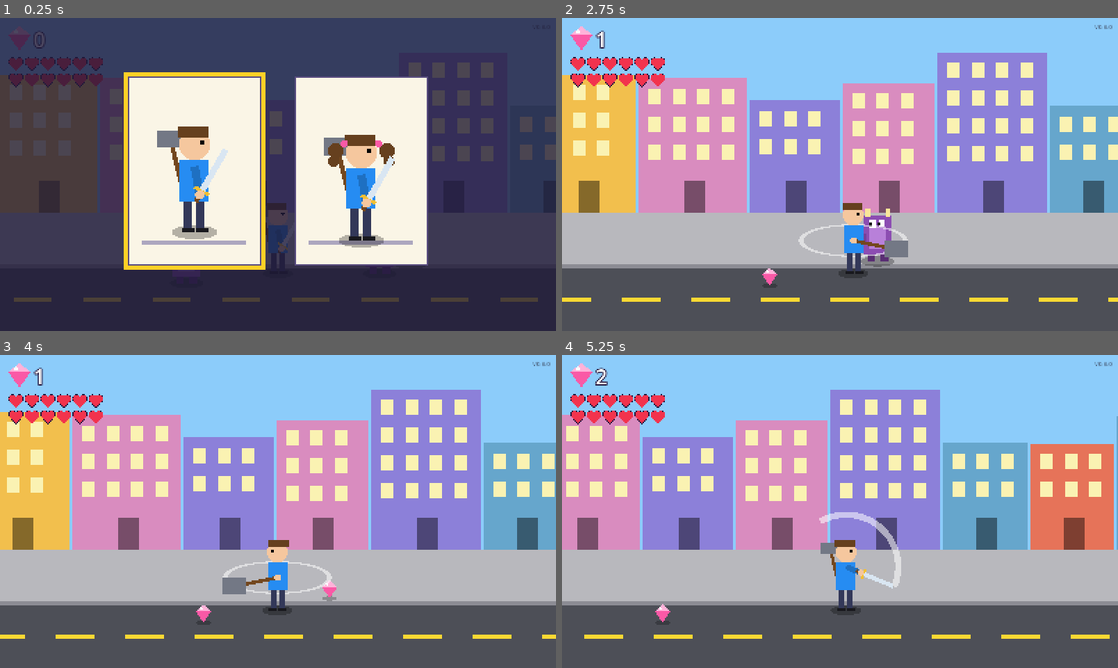
Above: before the commit, frames 1-4 (two rows, left to right).
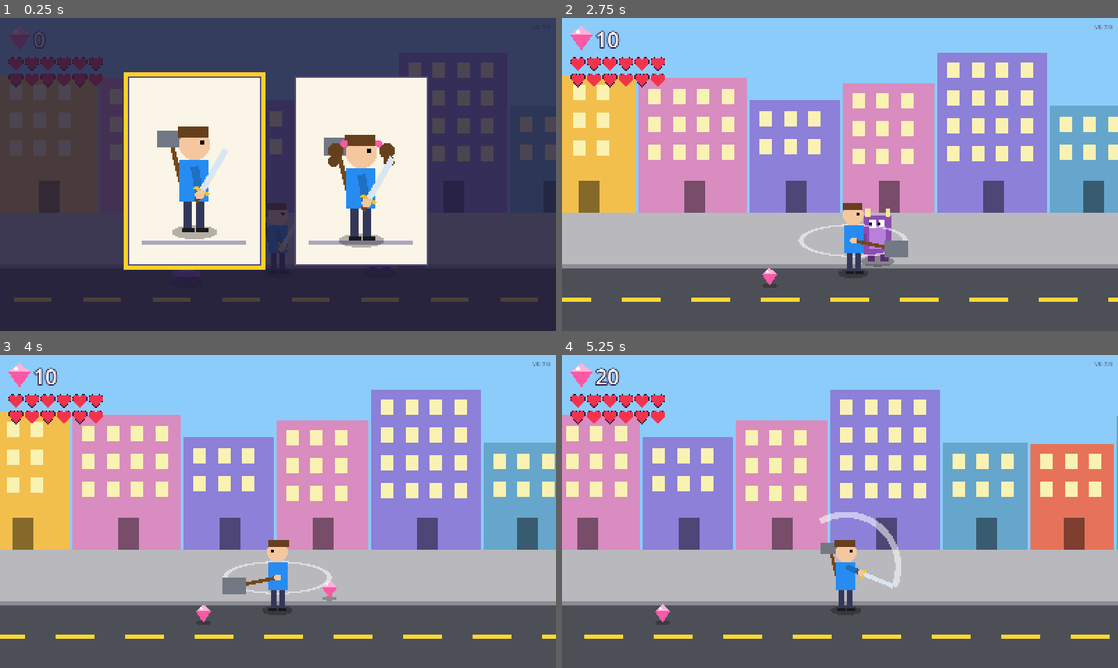
Above: after the commit, the same moments.

Repository: 84gareth/project-charlie
Game: Godot game, scene res://tools/fight_capture.tscn
The game is run twice, just before and just after one commit, with the same random seed, the same clock (stepped at 60 frames per second) and the same inputs. This scene is started directly instead of the project's main scene.
Inputs (mouse positions are in pixels of both pictures, inside the frame that each line leads up to):
- Up to frame 1 (0.25 s): no input
- Up to frame 2 (2.75 s): tap Enter (ui_accept) at 0.5, 0.77 s; move the mouse to (962, 158) at 0.52 s; hold Right (move_right) 0.53-1.25 s; hold X (hammer) 0.53-1.25 s; click (962, 158) at 0.67 s; drag from (728, 190) to (812, 237) at 1.27 s; move the mouse to (895, 105) at 2.02 s; hold Right (move_right) from 2.03 s (still down); tap J at 2.1 s
- Up to frame 3 (4 s): release Right (move_right) at 2.75 s; drag from (250, 574) to (111, 464) at 2.77 s; move the mouse to (444, 558) at 3.52 s; hold Left (move_left) from 3.53 s (still down); tap K at 3.6 s; tap Enter (ui_accept) at 3.77 s
- Up to frame 4 (5.25 s): release Left (move_left) at 4.25 s; drag from (673, 464) to (756, 433) at 4.27 s; move the mouse to (867, 511) at 5.02 s; hold Down (move_down) from 5.03 s (still down); hold Z (sword) from 5.03 s (still down); click (867, 511) at 5.17 s

The runs differ from the first frame. In frame 2, 0.1% of the frame differs, in the area x 8-98%, y 2-10%; in frame 3, 0.1%; in frame 4, 0.1%.

Commit message:
feat: helpers join at 200, 500 and 700 gems and follow you (v0.7.0)
Phase 3, step 2. Charlie: reach the number and keep your gems, and all
the helpers come. Gareth: each gem is worth 10, so blue arrives after
about 7 waves.

- scripts/helpers.gd: pure data and maths. Kinds, unlock totals, powers,
  textures and sizes; who has joined; who joins as the total passes a
  number; follow spots behind the hero (mirrored with facing, spread
  so the three don't stack, kept on the street); catch-up following.
- scenes/helper.tscn: the rendered sprite, feet on the street, a shadow,
  a gentle out-of-step hop, facing the hero's way; pops in with an
  overshoot when it joins. Helpers live in World so they y-sort.
- FightState.GEM_VALUE = 10. main.set_gems() for playtesting and tests.
- Hero start moved to x=420 so helpers have room behind at the street's
  start.
- Playtest: `helpers` mode starts at 700 gems (all three) with a close
  wave; launcher updated.
- Tests: numbers, joining once, spots behind for both facings, no
  stacking, ends of the street, catch-up (unit); the gem reaching 200
  brings blue and keeps gems, following, helpers mode, helpers survive
  a fight restart (live). Mutation-checked.

Powers and hearts come next.

Co-Authored-By: Claude Opus 5.5 <noreply@anthropic.com>

Diff:
--- a/project.godot
+++ b/project.godot
@@ -11,7 +11,7 @@
 [application]
 
 config/name="Project Charlie"
-config/version="0.6.0"
+config/version="0.7.0"
 run/main_scene="res://scenes/main.tscn"
 config/features=PackedStringArray("4.7", "GL Compatibility")
 config/icon="res://icon.svg"
--- /dev/null
+++ b/scenes/helper.tscn
@@ -0,0 +1,10 @@
+[gd_scene load_steps=2 format=3]
+
+[ext_resource type="Script" path="res://scripts/helper.gd" id="1_helper"]
+
+[node name="Helper" type="Node2D"]
+script = ExtResource("1_helper")
+
+[node name="Sprite" type="Sprite2D" parent="."]
+centered = false
+offset = Vector2(-256, -512)
--- a/scripts/fight_state.gd
+++ b/scripts/fight_state.gd
@@ -4,6 +4,9 @@
 ## your gems (Gareth's decision).
 
 const MAX_HEARTS: int = 12
+## Each gem picked up adds this much (Gareth: 10, so Charlie's helpers at
+## 200, 500 and 700 gems come within a sitting).
+const GEM_VALUE: int = 10
 ## Seconds after a hit when nothing can hurt you again, so a crowd can't
 ## take several hearts at once.
 const SAFE_TIME: float = 1.0
@@ -31,7 +34,7 @@
 	return hearts <= 0
 
 func add_gem() -> void:
-	gems += 1
+	gems += GEM_VALUE
 
 ## Hearts back to full; gems kept.
 func restart_fight() -> void:
--- /dev/null
+++ b/scripts/helper.gd
@@ -0,0 +1,40 @@
+extends Node2D
+## One of Charlie's helpers on the street. Its position is where its feet
+## touch the ground. Follows the hero, hopping gently, and faces the way
+## the hero faces. Pops in with a sparkle when it first joins.
+
+const Helpers = preload("res://scripts/helpers.gd")
+const Layout = preload("res://scripts/street_layout.gd")
+
+@onready var sprite: Sprite2D = $Sprite
+
+var kind: String = "blue"
+## Its place in the line of helpers (0, 1 or 2).
+var index: int = 0
+var hero: Node2D
+var walk_area: Rect2 = Layout.WALK_AREA
+
+var _time: float = 0.0
+
+func _ready() -> void:
+	sprite.texture = load(Helpers.TEXTURE[kind])
+	sprite.scale = Vector2.ONE * Helpers.SCALE[kind]
+	# Pop in: grow from nothing with a little overshoot.
+	scale = Vector2.ZERO
+	create_tween().tween_property(self, "scale", Vector2.ONE, 0.45) \
+			.set_trans(Tween.TRANS_BACK).set_ease(Tween.EASE_OUT)
+
+func _process(delta: float) -> void:
+	_time += delta
+	if is_instance_valid(hero):
+		var target: Vector2 = Helpers.follow_spot(hero.position, hero.facing, index, walk_area)
+		position = Helpers.follow_step(position, target, delta)
+		sprite.flip_h = hero.facing < 0
+	# A gentle hop, each helper a little out of step with the others.
+	sprite.position.y = -absf(sin(_time * 5.0 + index)) * 10.0
+	queue_redraw()
+
+func _draw() -> void:
+	draw_set_transform(Vector2.ZERO, 0.0, Vector2(1.0, 0.3))
+	draw_circle(Vector2.ZERO, 40.0, Color(0, 0, 0, 0.25))
+	draw_set_transform(Vector2.ZERO, 0.0, Vector2.ONE)
--- /dev/null
+++ b/scripts/helpers.gd
@@ -0,0 +1,50 @@
+extends RefCounted
+## Charlie's helpers, as pure data and maths. Three of them, level 1 to 3:
+## blue (waves), yellow (sneaky) and green (flying). Each joins when your
+## gem total reaches its number, you keep your gems, and every helper you
+## have comes along, following close behind you.
+
+const KINDS: Array[String] = ["blue", "yellow", "green"]
+const UNLOCK: Dictionary = {"blue": 200, "yellow": 500, "green": 700}
+const POWER: Dictionary = {"blue": "wave", "yellow": "sneaky", "green": "flying"}
+const TEXTURE: Dictionary = {
+	"blue": "res://assets/helpers/helper1_blue.png",
+	"yellow": "res://assets/helpers/helper2_yellow.png",
+	"green": "res://assets/helpers/helper3_green.png",
+}
+## Sprite scale (the renders are 512 px): each level a little bigger.
+const SCALE: Dictionary = {"blue": 0.3, "yellow": 0.36, "green": 0.4}
+
+## Where each helper keeps to, relative to the hero facing right: behind
+## the hero, spread along and across the street so they don't stack.
+const SPOTS: Array[Vector2] = [Vector2(-150, -55), Vector2(-150, 75), Vector2(-290, 10)]
+## Following speed: never slower than this, faster the further behind.
+const FOLLOW_SPEED: float = 300.0
+const CATCH_UP: float = 3.0
+
+## Every helper your gem total has earned, in level order.
+static func unlocked(gems: int) -> Array[String]:
+	var out: Array[String] = []
+	for k: String in KINDS:
+		if gems >= UNLOCK[k]:
+			out.append(k)
+	return out
+
+## Helpers that join as the gem total goes from `before` to `after`.
+static func newly_unlocked(before: int, after: int) -> Array[String]:
+	var out: Array[String] = []
+	for k: String in KINDS:
+		if before < UNLOCK[k] and after >= UNLOCK[k]:
+			out.append(k)
+	return out
+
+## Where helper number `index` wants to be, kept on the street.
+static func follow_spot(hero: Vector2, facing: int, index: int, area: Rect2) -> Vector2:
+	var s: Vector2 = SPOTS[index % SPOTS.size()]
+	var p: Vector2 = hero + Vector2(s.x * facing, s.y)
+	return Vector2(clampf(p.x, area.position.x, area.end.x), clampf(p.y, area.position.y, area.end.y))
+
+## One frame of following, never overshooting.
+static func follow_step(me: Vector2, target: Vector2, delta: float) -> Vector2:
+	var speed: float = maxf(FOLLOW_SPEED, me.distance_to(target) * CATCH_UP)
+	return me.move_toward(target, speed * delta)
--- a/scripts/main.gd
+++ b/scripts/main.gd
@@ -12,7 +12,9 @@
 const Gems = preload("res://scripts/gems.gd")
 const FightState = preload("res://scripts/fight_state.gd")
 const PlaytestArgs = preload("res://scripts/playtest_args.gd")
+const Helpers = preload("res://scripts/helpers.gd")
 const BADDIE_SCENE: PackedScene = preload("res://scenes/baddie.tscn")
+const HELPER_SCENE: PackedScene = preload("res://scenes/helper.tscn")
 const GEM_SCENE: PackedScene = preload("res://scenes/gem.tscn")
 
 ## Seconds the hero lies down after running out of hearts.
@@ -31,6 +33,8 @@
 var baddies: Array[Node2D] = []
 ## Gems lying on the street, waiting to be picked up.
 var loose_gems: Array[Node2D] = []
+## Charlie's helpers that have joined, in level order.
+var helpers: Array[Node2D] = []
 ## Set false by tests that want to place baddies themselves.
 var waves_enabled: bool = true
 ## Playtest mode (see playtest_args.gd). Read from the command line unless
@@ -69,6 +73,27 @@
 			waves_enabled = false
 		"fight":
 			start_wave(Waves.CLOSE)
+		"helpers":
+			set_gems(Helpers.UNLOCK["green"])
+			start_wave(Waves.CLOSE)
+
+## Sets the gem total directly (playtesting and tests); any helpers the
+## new total earns join straight away.
+func set_gems(total: int) -> void:
+	var before: int = fight.gems
+	fight.gems = total
+	_helpers_join(before)
+	_show_score()
+
+func _helpers_join(gems_before: int) -> void:
+	for kind: String in Helpers.newly_unlocked(gems_before, fight.gems):
+		var h: Node2D = HELPER_SCENE.instantiate()
+		h.kind = kind
+		h.index = helpers.size()
+		h.hero = hero
+		h.position = Helpers.follow_spot(hero.position, hero.facing, h.index, Layout.WALK_AREA)
+		world.add_child(h)
+		helpers.append(h)
 
 func _on_hero_picked(look: String) -> void:
 	_use_look(look)
@@ -162,7 +187,9 @@
 		if Gems.touching(hero.position, gem.position):
 			loose_gems.erase(gem)
 			gem.queue_free()
+			var before: int = fight.gems
 			fight.add_gem()
+			_helpers_join(before)
 			_show_score()
 
 func _show_score() -> void:
--- a/scripts/playtest_args.gd
+++ b/scripts/playtest_args.gd
@@ -4,10 +4,11 @@
 ##   street    the normal game (the default), starting at the hero picker
 ##   practice  no baddies: try walking, the sword and the hammer
 ##   fight     the first wave arrives straight away, close by
-## --hero=boy|girl skips the picker (practice and fight skip it anyway,
-## as the boy unless told otherwise).
+##   helpers   start with 700 gems (all three helpers), then a close wave
+## --hero=boy|girl skips the picker (every mode but street skips it
+## anyway, as the boy unless told otherwise).
 
-const MODES: Array[String] = ["street", "practice", "fight"]
+const MODES: Array[String] = ["street", "practice", "fight", "helpers"]
 const DEFAULT: String = "street"
 const LOOKS: Array[String] = ["boy", "girl"]
 
--- a/scripts/street_layout.gd
+++ b/scripts/street_layout.gd
@@ -13,4 +13,4 @@
 ## Where the hero's feet may go: the pavement and the road.
 const WALK_AREA: Rect2 = Rect2(80.0, 600.0, WORLD_WIDTH - 160.0, 270.0)
 
-const HERO_START: Vector2 = Vector2(300.0, 730.0)
+const HERO_START: Vector2 = Vector2(420.0, 730.0)
--- a/tests/live/test_fight_live.gd
+++ b/tests/live/test_fight_live.gd
@@ -76,8 +76,8 @@
 	assert_eq(_main.fight.gems, 0, "not picked up yet")
 	var gem: Node2D = _main.loose_gems[0]
 	_hero.position = gem.position
-	await until(func() -> bool: return _main.fight.gems == 1, "gem counted")
-	assert_eq(_main.get_node("%GemLabel").text, "1", "counter shows it")
+	await until(func() -> bool: return _main.fight.gems == 10, "gem counted, worth 10")
+	assert_eq(_main.get_node("%GemLabel").text, "10", "counter shows it")
 	assert_eq(_main.loose_gems.size(), 0, "gem gone from the street")
 
 func test_beating_a_wave_brings_the_next() -> void:
--- a/tests/live/test_hearts_live.gd
+++ b/tests/live/test_hearts_live.gd
@@ -62,8 +62,8 @@
 	assert_eq(_main.baddies.size(), 0, "this fight's baddies go away")
 	await until(func() -> bool: return not _hero.down, "hero gets back up")
 	assert_eq(_main.fight.hearts, FightState.MAX_HEARTS, "full hearts")
-	assert_eq(_main.fight.gems, 7, "gems kept")
-	assert_eq(_main.get_node("%GemLabel").text, "7", "counter still shows them")
+	assert_eq(_main.fight.gems, 7 * FightState.GEM_VALUE, "gems kept")
+	assert_eq(_main.get_node("%GemLabel").text, str(7 * FightState.GEM_VALUE), "counter still shows them")
 	await until(func() -> bool: return _main.baddies.size() == Waves.SIZE, "the fight starts again")
 
 func test_no_walking_or_attacking_while_down() -> void:
--- /dev/null
+++ b/tests/live/test_helpers_live.gd
@@ -0,0 +1,72 @@
+extends "res://tests/framework/live_case.gd"
+## Helpers in the real game: picking up the gem that reaches 200 brings
+## the blue helper, you keep your gems, helpers follow you, stay through a
+## fight restart, and the helpers playtest mode brings all three.
+
+const Helpers = preload("res://scripts/helpers.gd")
+const FightState = preload("res://scripts/fight_state.gd")
+
+var _main: Node
+var _hero: Node2D
+
+func _start(mode: String = "practice") -> void:
+	_main = load("res://scenes/main.tscn").instantiate()
+	_main.hero_look = "boy"
+	_main.mode = mode
+	add_child(_main)
+	await frames(1)
+	_hero = _main.get_node("%Hero")
+
+func after_each() -> void:
+	Input.action_release("move_right")
+	if is_instance_valid(_main):
+		_main.queue_free()
+	await frames(1)
+
+func _drop_gem_on_hero() -> void:
+	var gem: Node2D = _main.GEM_SCENE.instantiate()
+	gem.position = _hero.position
+	_main.world.add_child(gem)
+	_main.loose_gems.append(gem)
+
+func test_the_gem_that_reaches_200_brings_blue() -> void:
+	await _start()
+	_main.set_gems(190)
+	assert_eq(_main.helpers.size(), 0, "not yet at 190")
+	_drop_gem_on_hero()
+	await until(func() -> bool: return _main.helpers.size() == 1, "blue joins")
+	assert_eq(_main.helpers[0].kind, "blue")
+	assert_eq(_main.fight.gems, 200, "gems kept, not spent")
+	assert_eq(_main.get_node("%GemLabel").text, "200")
+
+func test_helpers_follow_the_hero() -> void:
+	await _start()
+	_main.set_gems(200)
+	var h: Node2D = _main.helpers[0]
+	var start_x: float = h.position.x
+	Input.action_press("move_right")
+	await seconds(0.8)
+	Input.action_release("move_right")
+	await until(func() -> bool: return h.position.x > start_x + 150.0, "helper keeps up")
+	assert_lt(h.position.x, _hero.position.x, "stays behind the hero")
+
+func test_helpers_mode_brings_all_three() -> void:
+	await _start("helpers")
+	assert_eq(_main.helpers.size(), 3)
+	var kinds: Array[String] = []
+	for h: Node2D in _main.helpers:
+		kinds.append(h.kind)
+	assert_eq(kinds, Helpers.KINDS, "blue, yellow, green")
+	assert_gt(_main.baddies.size(), 0, "and a fight")
+
+func test_helpers_stay_when_the_fight_restarts() -> void:
+	await _start("street")
+	_main.set_gems(500)
+	_main.fight.hearts = 1
+	var b: Node2D = _main.spawn_baddie(_hero.position + Vector2(110, 0))
+	b.punch_wait = 0.0
+	await until(func() -> bool: return _hero.down, "hero falls down")
+	await until(func() -> bool: return not _hero.down, "back up")
+	assert_eq(_main.helpers.size(), 2, "blue and yellow still here")
+	for h: Node2D in _main.helpers:
+		assert_true(is_instance_valid(h), "not freed")
--- a/tests/unit/test_fight_state.gd
+++ b/tests/unit/test_fight_state.gd
@@ -9,6 +9,13 @@
 	assert_eq(FightState.MAX_HEARTS, 12, "Charlie's number")
 	assert_eq(f.hearts, 12)
 	assert_eq(f.gems, 0)
+
+func test_each_gem_is_worth_ten() -> void:
+	var f := FightState.new()
+	f.add_gem()
+	assert_eq(f.gems, 10, "Gareth's number")
+	f.add_gem()
+	assert_eq(f.gems, 20)
 
 func test_a_punch_costs_one_heart() -> void:
 	var f := FightState.new()
@@ -45,5 +52,5 @@
 		f.update(FightState.SAFE_TIME + 0.01)
 	f.restart_fight()
 	assert_eq(f.hearts, FightState.MAX_HEARTS, "full hearts")
-	assert_eq(f.gems, 5, "gems kept")
+	assert_eq(f.gems, 5 * FightState.GEM_VALUE, "gems kept")
 	assert_true(f.is_safe(), "a moment to get ready")
--- /dev/null
+++ b/tests/unit/test_helpers.gd
@@ -0,0 +1,61 @@
+extends "res://tests/framework/test_case.gd"
+## Helpers join at 200, 500 and 700 gems (kept, not spent), all come
+## along, and keep to their own spots behind the hero.
+
+const Helpers = preload("res://scripts/helpers.gd")
+const FightState = preload("res://scripts/fight_state.gd")
+
+const AREA: Rect2 = Rect2(80.0, 600.0, 4640.0, 270.0)
+const HERO: Vector2 = Vector2(2000, 730)
+
+func test_charlies_numbers_and_colours() -> void:
+	assert_eq(Helpers.KINDS, ["blue", "yellow", "green"] as Array[String], "level 1 to 3")
+	assert_eq(Helpers.UNLOCK["blue"], 200)
+	assert_eq(Helpers.UNLOCK["yellow"], 500)
+	assert_eq(Helpers.UNLOCK["green"], 700)
+	assert_eq(Helpers.POWER["blue"], "wave")
+	assert_eq(Helpers.POWER["yellow"], "sneaky")
+	assert_eq(Helpers.POWER["green"], "flying")
+
+func test_who_has_joined_at_each_total() -> void:
+	assert_eq(Helpers.unlocked(0), [] as Array[String])
+	assert_eq(Helpers.unlocked(199), [] as Array[String])
+	assert_eq(Helpers.unlocked(200), ["blue"] as Array[String])
+	assert_eq(Helpers.unlocked(699), ["blue", "yellow"] as Array[String])
+	assert_eq(Helpers.unlocked(700), ["blue", "yellow", "green"] as Array[String], "all of them")
+	assert_eq(Helpers.unlocked(5000), ["blue", "yellow", "green"] as Array[String])
+
+func test_joining_happens_once_as_the_total_passes() -> void:
+	assert_eq(Helpers.newly_unlocked(190, 200), ["blue"] as Array[String], "blue arrives")
+	assert_eq(Helpers.newly_unlocked(200, 210), [] as Array[String], "not again")
+	assert_eq(Helpers.newly_unlocked(0, 700), ["blue", "yellow", "green"] as Array[String], "all at once")
+
+func test_first_helper_after_about_seven_waves() -> void:
+	# Gareth chose gems worth 10 so blue comes within a sitting.
+	var baddies: int = ceili(Helpers.UNLOCK["blue"] / float(FightState.GEM_VALUE))
+	assert_eq(baddies, 20)
+	assert_lt(baddies / 3.0, 8.0, "under 8 waves of 3")
+
+func test_helpers_keep_behind_the_hero() -> void:
+	for i: int in 3:
+		assert_lt(Helpers.follow_spot(HERO, 1, i, AREA).x, HERO.x, "behind when facing right: %d" % i)
+		assert_gt(Helpers.follow_spot(HERO, -1, i, AREA).x, HERO.x, "behind when facing left: %d" % i)
+
+func test_each_helper_has_its_own_spot_on_the_street() -> void:
+	var spots: Dictionary = {}
+	for i: int in 3:
+		var s: Vector2 = Helpers.follow_spot(HERO, 1, i, AREA)
+		assert_true(s.x >= AREA.position.x and s.x <= AREA.end.x and s.y >= AREA.position.y and s.y <= AREA.end.y, "on the street")
+		spots[s] = true
+	assert_eq(spots.size(), 3, "no stacking")
+
+func test_spots_stay_on_the_street_at_the_ends() -> void:
+	var s: Vector2 = Helpers.follow_spot(Vector2(AREA.position.x + 10, AREA.end.y), 1, 2, AREA)
+	assert_eq(s.x, AREA.position.x, "not off the left end")
+	assert_eq(s.y, AREA.end.y, "not off the front")
+
+func test_following_catches_up_without_overshooting() -> void:
+	assert_eq(Helpers.follow_step(Vector2(100, 700), Vector2(105, 700), 1.0), Vector2(105, 700), "arrives")
+	var near: float = Helpers.follow_step(Vector2(0, 700), Vector2(100, 700), 0.1).x
+	var far: float = Helpers.follow_step(Vector2(0, 700), Vector2(1000, 700), 0.1).x
+	assert_gt(far, near, "hurries when far behind")
Not shown, added: scripts/helper.gd.uid
Not shown, added: scripts/helpers.gd.uid
Not shown, added: tests/live/test_helpers_live.gd.uid
Not shown, added: tests/unit/test_helpers.gd.uid
Not shown, changed: tools/playtest.sh
